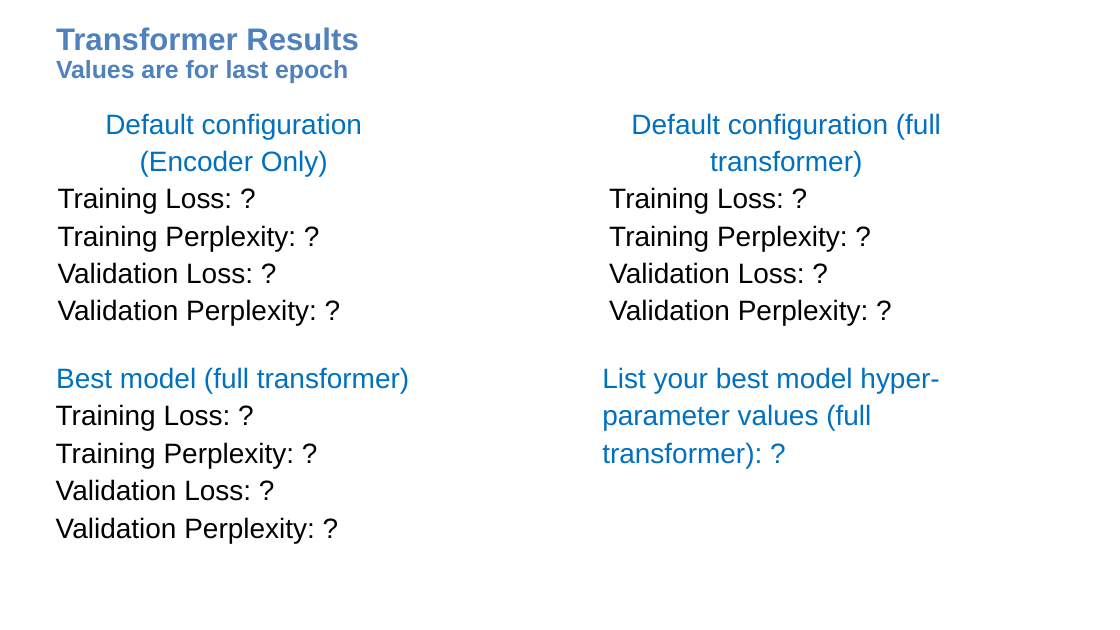
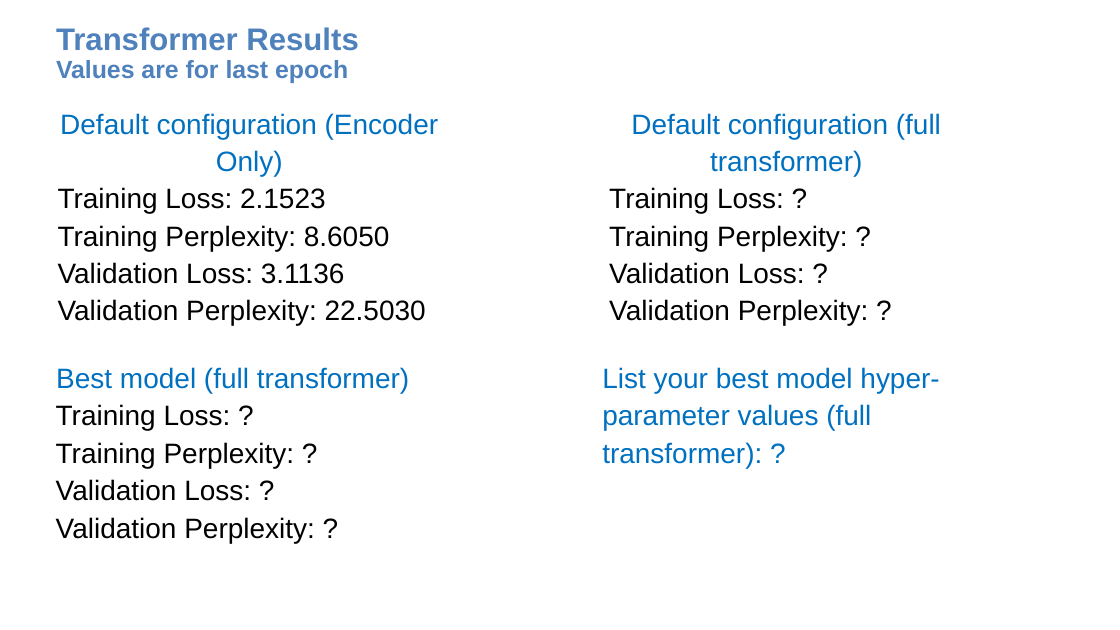
Before and after one commit to gonzaleznicolas/DL_A3, a slide deck: slide 8 of assignment3-nlp-template.pptx. Drawn at 1120x630 pixels with LibreOffice and Linux fonts; fonts in the diff are those of the drawing. Boxes give left, top, right and bottom in pixels: in the first picture for what was removed or moved away, otherwise in the second. Text is boxed around its words. In the diff, an @@ line names an element or a change of style, - is before the commit and + after.

Commit message:
wip

```diff
--- a/assignment3-nlp-template.pptx
+++ b/assignment3-nlp-template.pptx
@@ text at <box>58,187,426,325</box>: text changed @@
-Training Loss: ?
-Training Perplexity: ?
-Validation Loss: ?
-Validation Perplexity: ?
+Training Loss: 2.1523
+Training Perplexity: 8.6050
+Validation Loss: 3.1136
+Validation Perplexity: 22.5030
```
